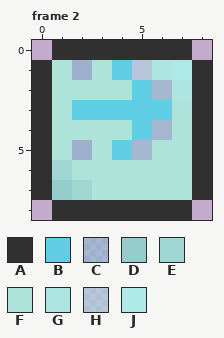
Edited in one commit: pixel-art file (Assets/Sprites/UI/Builder/TopPanel/TopPanelButtons.aseprite). Above is the file before it was changed.
9x9 pixels, 8 frames. Colours within 5 levels of each other are drawn and written as one. Shown: frame 2. The commit also changed other frames, which this record leaves out.
Palette (. is transparent): A #303030  B #5fcde4  C #7ac8d86c  D #93cecd  E #9fd7d2  F #ade3d8  G #ade6e0  H #aedde78c  J #ade9e7
After:
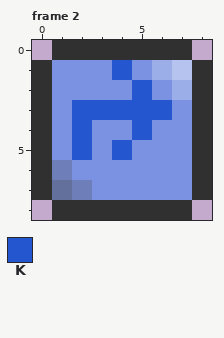
Colours new in this view: K #2356cf
What changed:
@@ palette @@
-D #93cecd
+D #63709b
-E #9fd7d2
+E #6d7eb9
-F #ade3d8
+F #7a92e1
-G #ade6e0
+G #9caee8
-J #ade9e7
+J #b6c3ee
--- frame 2
@@ x 0..8 @@
 0 .AAAAAAA.
-1 AFCFBHGJA
-2 AFFFFBCGA
-3 AFBBBBBFA
-4 AFFFFBCFA
-5 AFCFBCFFA
+1 AFFFKFGJA
+2 AFFFFKFGA
+3 AFKKKKKFA
+4 AFKFFKFFA
+5 AFKFKFFFA
 6 AEFFFFFFA
